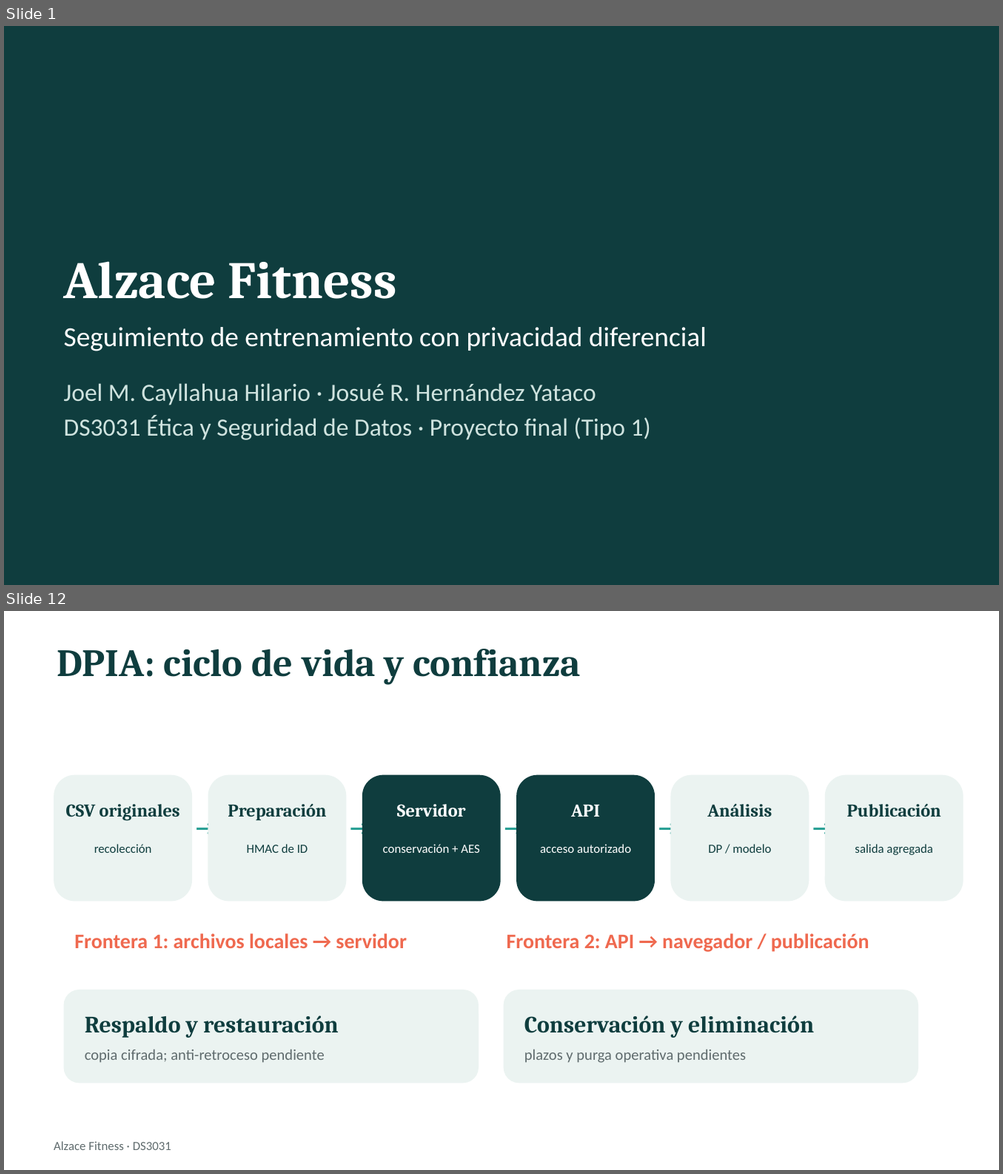
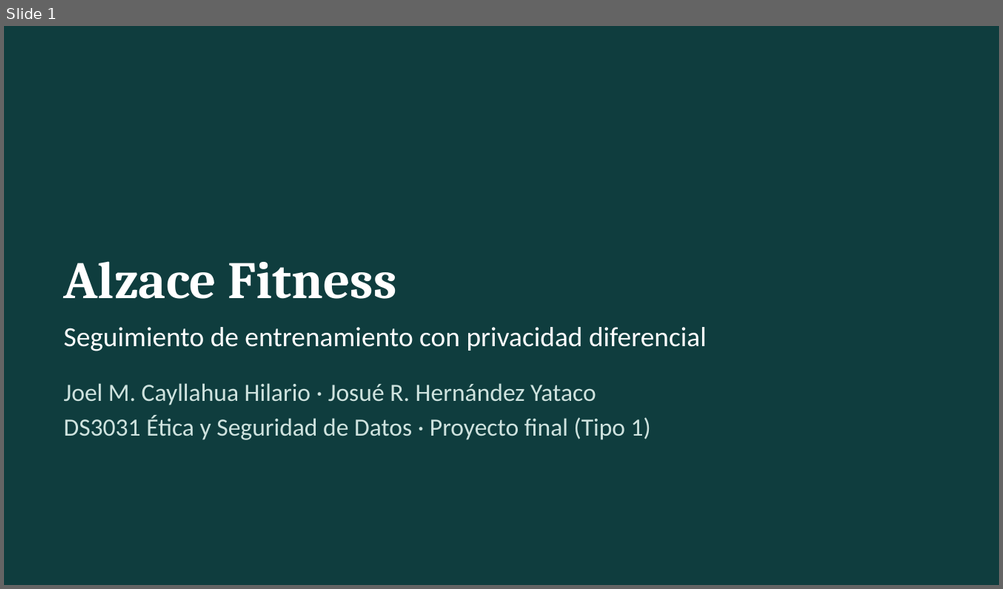
Before and after one commit to JoelxD12O/Proyecto-2---etica-y-seguridad-de-datos, a slide deck: presentacion/Presentacion_Alzace_Final.pptx. Shown one above the other, each under a label of ours: slides 1 and 12 before the commit, slide 1 after it; the slides between them are not shown. The pictures are 1003x1174 and 1003x589 pixels, drawn with LibreOffice and Linux fonts; fonts in the diff are those of the drawing. Boxes give left, top, right and bottom in pixels: in the first picture for what was removed or moved away, otherwise in the second. Text is boxed around its words. In the diff, an @@ line names an element or a change of style, - is before the commit and + after.

```diff
--- a/presentacion/Presentacion_Alzace_Final.pptx
+++ b/presentacion/Presentacion_Alzace_Final.pptx
@@ slide 12 removed at [4,611,999,1170], background #FFFFFF @@
@@ text removed at [57,649,580,685] @@
-DPIA: ciclo de vida y confianza
@@ rounded rectangle removed at [54,775,192,901] @@
@@ rounded rectangle removed at [208,775,346,901] @@
@@ rounded rectangle removed at [362,775,501,901] @@
@@ rounded rectangle removed at [516,775,654,901] @@
@@ rounded rectangle removed at [670,775,808,901] @@
@@ rounded rectangle removed at [825,775,963,901] @@
@@ text removed at [66,804,180,821] @@
-CSV originales
@@ text removed at [227,803,326,820] @@
-Preparación
@@ text removed at [397,804,466,817] @@
-Servidor
@@ text removed at [571,804,600,817] @@
-API
@@ text removed at [707,803,771,817] @@
-Análisis
@@ text removed at [847,803,941,817] @@
-Publicación
@@ text removed at [193,812,211,840] @@
-→
@@ text removed at [347,812,365,840] @@
-→
@@ text removed at [501,812,519,840] @@
-→
@@ text removed at [655,812,674,840] @@
-→
@@ text removed at [810,812,828,840] @@
-→
@@ text removed at [94,844,152,853] @@
-recolección
@@ text removed at [247,844,308,853] @@
-HMAC de ID
@@ text removed at [383,844,480,853] @@
-conservación + AES
@@ text removed at [540,844,631,853] @@
-acceso autorizado
@@ text removed at [708,844,771,853] @@
-DP / modelo
@@ text removed at [854,844,933,855] @@
-salida agregada
@@ text removed at [74,934,406,948] @@
-Frontera 1: archivos locales → servidor
@@ text removed at [506,934,869,952] @@
-Frontera 2: API → navegador / publicación
@@ rounded rectangle removed at [64,990,478,1083] @@
@@ rounded rectangle removed at [504,990,918,1083] @@
@@ text removed at [85,1016,338,1038] @@
-Respaldo y restauración
@@ text removed at [524,1016,814,1038] @@
-Conservación y eliminación
@@ text removed at [85,1050,324,1063] @@
-copia cifrada; anti-retroceso pendiente
@@ text removed at [524,1050,745,1063] @@
-plazos y purga operativa pendientes
@@ text removed at [54,1142,171,1150] @@
-Alzace Fitness · DS3031
```
Also in this commit, not shown: 14 slides changed, 2 other slides removed.
